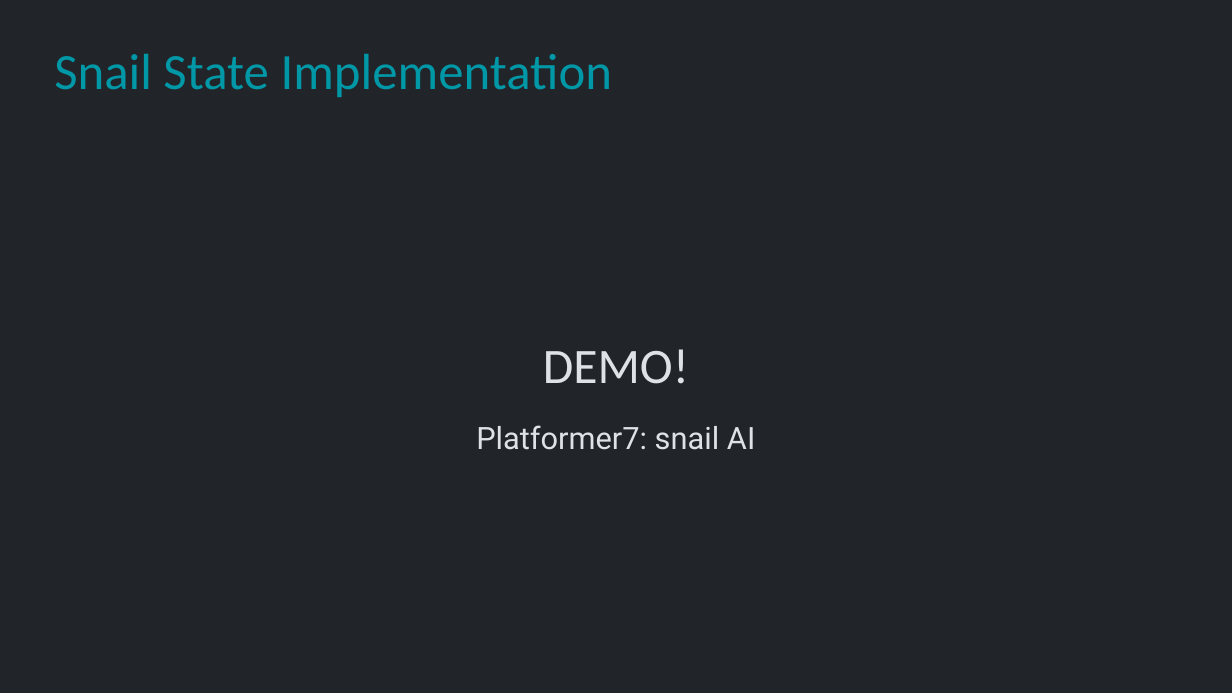
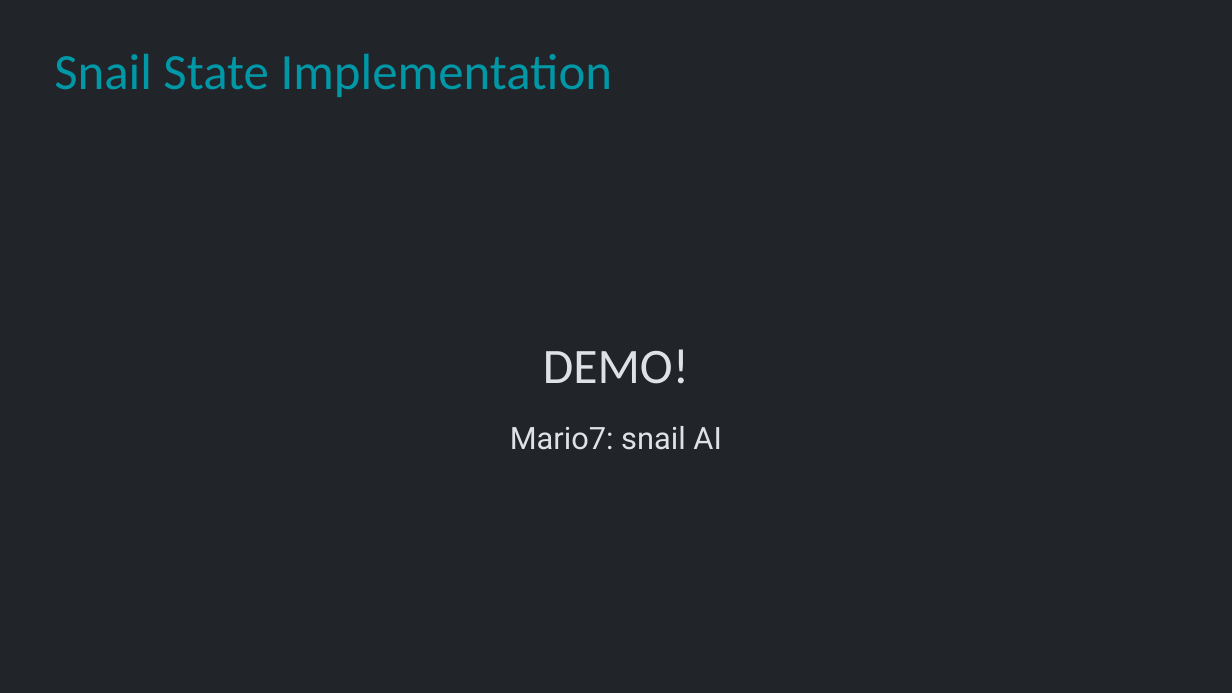
Before and after one commit to Metamate/gar, a slide deck: slide 40 of slides/06 Super Mario Bros.pptx. Drawn at 1232x693 pixels with LibreOffice and Linux fonts; fonts in the diff are those of the drawing. Boxes give left, top, right and bottom in pixels: in the first picture for what was removed or moved away, otherwise in the second. Text is boxed around its words. In the diff, an @@ line names an element or a change of style, - is before the commit and + after.

```diff
--- a/slides/06 Super Mario Bros.pptx
+++ b/slides/06 Super Mario Bros.pptx
@@ text at [510, 426, 721, 450]: text changed @@
-Platformer7: snail AI
+Mario7: snail AI
```
Also in this commit, not shown: 11 other slides changed, 17 other files.
